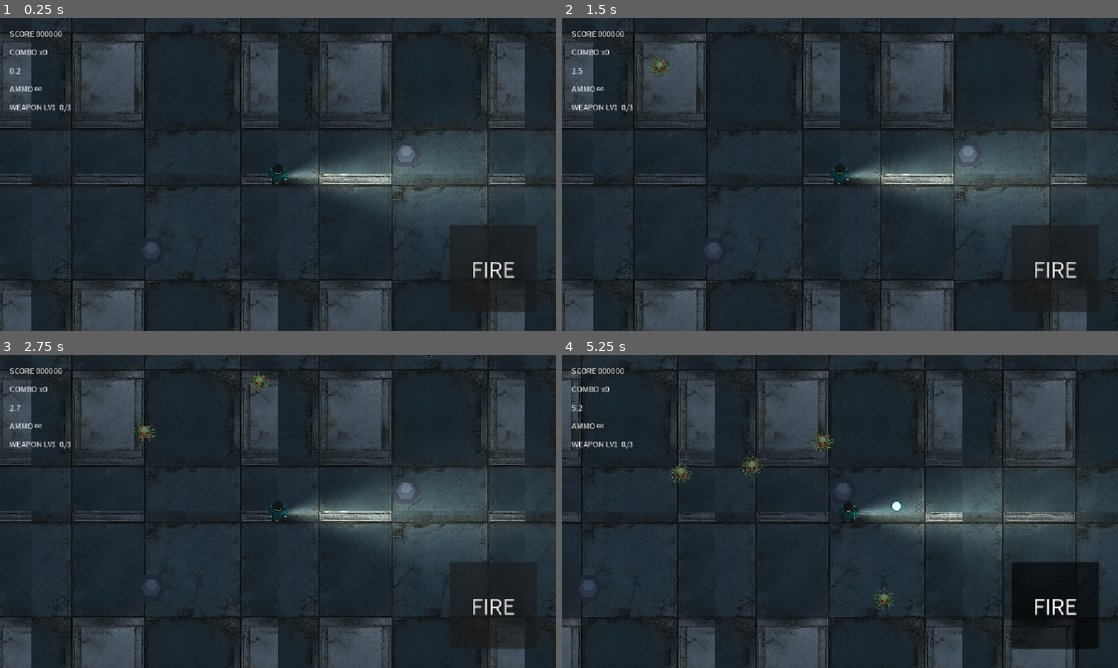
Above: before the commit, frames 1-4 (two rows, left to right).
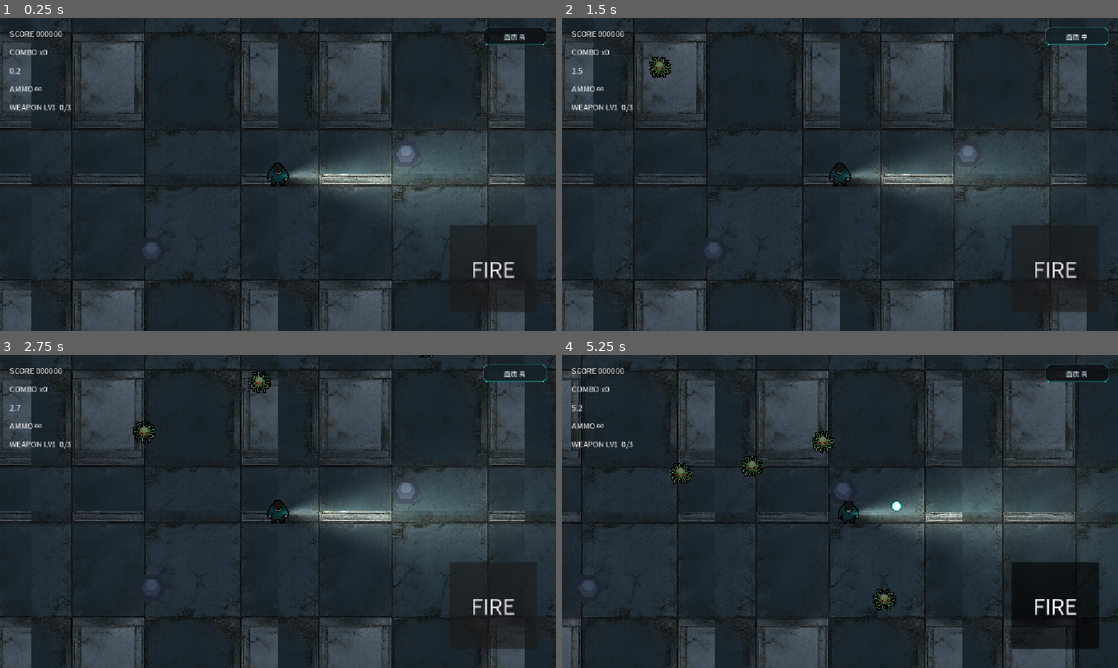
Above: after the commit, the same moments.

Repository: minjie91201979/spore-fall
Game: Godot game, scene res://scenes/world/Arena.tscn
Same seed, same stepped clock (60 frames per second), same inputs: the game is played once before the commit and once after it. Sound files missing from this copy of the repository are replaced by a short silence.
Inputs (mouse positions are in pixels of both pictures, inside the frame that each line leads up to):
- Up to frame 1 (0.25 s): no input
- Up to frame 2 (1.5 s): click (1079, 36) at 0.5 s, where only the run after the commit has a clickable "画质 高"; click (1079, 36) at 1.25 s, where only the run after the commit has a clickable "画质 低"
- Up to frame 3 (2.75 s): click (517, 373) at 2 s, where only the run after the commit has a clickable "画质 中"
- Up to frame 4 (5.25 s): click "FIRE" at 2.75 s; tap Enter at 3.5 s; move the mouse to (962, 495) at 3.52 s; hold D (move_right) 3.53-4.25 s; hold Space (attack) 3.53-4.25 s; click (962, 495) at 3.67 s; drag from (728, 527) to (1006, 511) at 4.27 s; move the mouse to (895, 442) at 5.02 s; hold D (move_right) from 5.03 s (still down); hold Space (attack) from 5.03 s (still down)

The runs differ from the first frame. In frame 1, 0.3% of the frame differs, in the area x 48-99%, y 2-54%; in frame 2, 0.5%; in frame 3, 0.5%; in frame 4, 0.8%, in the area x 19-99%, y 2-82%.

Commit message:
feat(quality): 3-tier graphics settings with live toggle (§11.6)
- Quality autoload: LOW/MED/HIGH affecting outline pass visibility,
  particle amount_ratio (0.35/0.7/1.0) and flashlight energy/radius
- registration-based: entities join groups in _ready, pool reuse needs
  no re-registration; new spawns inherit the active tier
- outline sprite pass added to Player/Enemy (outer-expand shader, drawn
  behind body, scales with variant size); hidden on player death fade
- HUD top-right button cycles tiers, EventBus.quality_changed refreshes
  label; persisted to user://settings.cfg (mobile default MED, desktop HIGH)
- tests: probe_quality.gd (all tiers verified), shot_quality.gd (visual)

Diff:
--- a/core/EventBus.gd
+++ b/core/EventBus.gd
@@ -9,3 +9,6 @@
 signal boss_spawned(display_name: String, max_health: float)
 signal boss_damaged(health: float, max_health: float)
 signal boss_defeated(display_name: String)
+
+# 画质档位切换（§11.6）：HUD 按钮文案等 UI 跟随刷新
+signal quality_changed(level: int)
--- a/project.godot
+++ b/project.godot
@@ -23,6 +23,7 @@
 Juice="*res://scripts/fx/Juice.gd"
 Sfx="*res://scripts/fx/Sfx.gd"
 TouchInput="*res://scripts/ui/TouchInput.gd"
+Quality="*res://scripts/systems/QualitySettings.gd"
 
 [display]
 
--- a/scenes/ui/HUD.tscn
+++ b/scenes/ui/HUD.tscn
@@ -1,6 +1,49 @@
-[gd_scene load_steps=2 format=3]
+[gd_scene load_steps=5 format=3]
 
 [ext_resource type="Script" path="res://scripts/ui/HUD.gd" id="1_hud"]
+
+[sub_resource type="StyleBoxFlat" id="qbtn_normal"]
+content_margin_left = 12.0
+content_margin_top = 6.0
+content_margin_right = 12.0
+content_margin_bottom = 6.0
+bg_color = Color(0.0431373, 0.0588235, 0.0745098, 0.78)
+border_width_left = 1
+border_width_top = 1
+border_width_right = 1
+border_width_bottom = 1
+border_color = Color(0.156863, 0.85098, 0.8, 0.5)
+corner_radius_top_left = 8
+corner_radius_top_right = 8
+corner_radius_bottom_right = 8
+corner_radius_bottom_left = 8
+
+[sub_resource type="StyleBoxFlat" id="qbtn_hover"]
+content_margin_left = 12.0
+content_margin_top = 6.0
+content_margin_right = 12.0
+content_margin_bottom = 6.0
+bg_color = Color(0.0784314, 0.133333, 0.152941, 0.9)
+border_width_left = 1
+border_width_top = 1
+border_width_right = 1
+border_width_bottom = 1
+border_color = Color(0.156863, 0.85098, 0.8, 0.85)
+corner_radius_top_left = 8
+corner_radius_top_right = 8
+corner_radius_bottom_right = 8
+corner_radius_bottom_left = 8
+
+[sub_resource type="StyleBoxFlat" id="qbtn_pressed"]
+content_margin_left = 12.0
+content_margin_top = 6.0
+content_margin_right = 12.0
+content_margin_bottom = 6.0
+bg_color = Color(0.0901961, 0.717647, 0.686275, 0.9)
+corner_radius_top_left = 8
+corner_radius_top_right = 8
+corner_radius_bottom_right = 8
+corner_radius_bottom_left = 8
 
 [node name="HUD" type="Control"]
 layout_mode = 3
@@ -56,3 +99,23 @@
 offset_bottom = 30.0
 position = Vector2(20, 172)
 text = "WEAPON LV1"
+
+[node name="QualityButton" type="Button" parent="."]
+layout_mode = 1
+anchors_preset = 1
+anchor_left = 1.0
+anchor_right = 1.0
+offset_left = -150.0
+offset_top = 20.0
+offset_right = -20.0
+offset_bottom = 56.0
+grow_horizontal = 0
+focus_mode = 0
+theme_override_colors/font_color = Color(0.831373, 0.929412, 0.941176, 1)
+theme_override_colors/font_hover_color = Color(1, 1, 1, 1)
+theme_override_colors/font_pressed_color = Color(0.0431373, 0.0588235, 0.0745098, 1)
+theme_override_font_sizes/font_size = 14
+theme_override_styles/normal = SubResource("qbtn_normal")
+theme_override_styles/hover = SubResource("qbtn_hover")
+theme_override_styles/pressed = SubResource("qbtn_pressed")
+text = "画质 高"
--- a/scenes/world/Enemy.tscn
+++ b/scenes/world/Enemy.tscn
@@ -1,10 +1,16 @@
-[gd_scene load_steps=4 format=3]
+[gd_scene load_steps=6 format=3]
 
 [ext_resource type="Script" path="res://scripts/enemy/Enemy.gd" id="1_enemy"]
 [ext_resource type="Texture2D" path="res://assets/characters/enemy.png" id="2_tex"]
+[ext_resource type="Shader" path="res://shaders/outline.gdshader" id="3_outline"]
 
 [sub_resource type="CircleShape2D" id="circle_shape"]
 radius = 14.0
+
+[sub_resource type="ShaderMaterial" id="outline_mat"]
+shader = ExtResource("3_outline")
+shader_parameter/outline_color = Color(0.0156863, 0.027451, 0.0392157, 0.9)
+shader_parameter/outline_width = 21.0
 
 [node name="Enemy" type="CharacterBody2D"]
 script = ExtResource("1_enemy")
@@ -12,6 +18,11 @@
 [node name="BodyPoly" type="Polygon2D" parent="."]
 polygon = PackedVector2Array(-12, -12, 12, -12, 12, 12, -12, 12)
 color = Color(0.95, 0.4, 0.3, 1)
+
+[node name="Outline" type="Sprite2D" parent="."]
+texture = ExtResource("2_tex")
+scale = Vector2(0.095, 0.095)
+material = SubResource("outline_mat")
 
 [node name="Sprite" type="Sprite2D" parent="."]
 texture = ExtResource("2_tex")
--- a/scenes/world/Player.tscn
+++ b/scenes/world/Player.tscn
@@ -1,12 +1,18 @@
-[gd_scene load_steps=6 format=3]
+[gd_scene load_steps=8 format=3]
 
 [ext_resource type="Script" path="res://scripts/player/Player.gd" id="1_player"]
 [ext_resource type="PackedScene" path="res://scenes/world/Bullet.tscn" id="2_bullet"]
 [ext_resource type="Texture2D" path="res://assets/characters/player.png" id="3_tex"]
 [ext_resource type="Texture2D" path="res://assets/fx/flashlight_cone.png" id="4_cone"]
+[ext_resource type="Shader" path="res://shaders/outline.gdshader" id="5_outline"]
 
 [sub_resource type="CircleShape2D" id="circle_shape"]
 radius = 16.0
+
+[sub_resource type="ShaderMaterial" id="outline_mat"]
+shader = ExtResource("5_outline")
+shader_parameter/outline_color = Color(0.0156863, 0.027451, 0.0392157, 0.9)
+shader_parameter/outline_width = 8.0
 
 [node name="Player" type="CharacterBody2D"]
 script = ExtResource("1_player")
@@ -15,6 +21,11 @@
 [node name="BodyPoly" type="Polygon2D" parent="."]
 polygon = PackedVector2Array(-14, -14, 14, -14, 14, 14, -14, 14)
 color = Color(0.35, 0.9, 0.8, 1)
+
+[node name="Outline" type="Sprite2D" parent="."]
+texture = ExtResource("3_tex")
+scale = Vector2(0.24, 0.24)
+material = SubResource("outline_mat")
 
 [node name="Sprite" type="Sprite2D" parent="."]
 texture = ExtResource("3_tex")
--- a/scripts/enemy/Enemy.gd
+++ b/scripts/enemy/Enemy.gd
@@ -11,6 +11,7 @@
 
 @onready var nav_agent: NavigationAgent2D = $NavigationAgent2D
 @onready var particles: GPUParticles2D = $KillParticles
+@onready var outline: Sprite2D = $Outline
 
 var active: bool = true
 var health: float = 40.0
@@ -31,6 +32,9 @@
 	if stats:
 		health = stats.max_health
 	_player = get_tree().get_first_node_in_group("player")
+	# 画质档位注册（§11.6）：描边 pass 与击杀粒子密度
+	Quality.register_outline(outline)
+	Quality.register_particles(particles)
 	# 延后一帧等导航地图同步完成（Godot 4.x 推荐），再配置 agent 参数
 	await get_tree().physics_frame
 	nav_agent.path_desired_distance = 6.0
@@ -76,6 +80,9 @@
 	else:
 		spr.modulate = Color(1, 1, 1, 1)
 		spr.scale = Vector2.ONE * 0.095
+	# 描边层必须跟着体型缩放，否则大块头会露出「一圈看不见的边」
+	if is_instance_valid(outline):
+		outline.scale = spr.scale
 
 func _restore_tint() -> void:
 	var spr: Sprite2D = $Sprite
--- a/scripts/player/Player.gd
+++ b/scripts/player/Player.gd
@@ -19,11 +19,15 @@
 var projectile_count: int = 1
 
 @onready var flashlight: PointLight2D = $Flashlight
+@onready var outline: Sprite2D = $Outline
 
 func _ready() -> void:
 	add_to_group("player")
 	GameState.weapon_leveled.connect(_on_weapon_leveled)
 	_apply_weapon_level()
+	# 画质档位注册（§11.6）：描边 pass 与手电光都受档位控制
+	Quality.register_outline(outline)
+	Quality.register_light(flashlight)
 
 func _physics_process(_delta: float) -> void:
 	if is_dead:
@@ -113,6 +117,7 @@
 	is_dead = true
 	GameState.end_run()
 	set_physics_process(false)
+	outline.visible = false   # 描边是独立 pass，不吃 modulate 淡出，直接关掉防残影
 	# 死亡演出：慢动作 + 镜头推近 + 玩家淡出（tween 用真实时间，不受 time_scale 影响）
 	Engine.time_scale = 0.28
 	Sfx.play("hurt", 0.62, 2.0)
--- /dev/null
+++ b/scripts/systems/QualitySettings.gd
@@ -0,0 +1,100 @@
+extends Node
+# 画质档位（§11.6）：低 / 中 / 高三档，实时切换 + user:// 持久化。
+# 只调三个**真实有开销**的开关，不做假选项：
+#   1) 描边 pass —— 每个实体多一次 Sprite 绘制（外扩描边图，见 shaders/outline.gdshader）
+#   2) GPUParticles2D 数量比例 —— 同屏爆裂粒子的填充率，低端机 GPU 的主要瓶颈
+#   3) 动态光强度/半径 —— 手电锥光的 overdraw
+# 注册制：实体在 _ready 里注册自己，切档时遍历组统一改；池化复用不必重复注册，
+# 但每次 acquire 复用后仍会走 _apply_visual，可见性由组内状态统一控制。
+
+const CONFIG_PATH := "user://settings.cfg"
+const LEVEL_NAMES := ["低", "中", "高"]
+
+enum Level { LOW, MEDIUM, HIGH }
+
+var level: int = Level.HIGH
+
+func _ready() -> void:
+	process_mode = Node.PROCESS_MODE_ALWAYS   # 死亡慢动作时也要能切档
+	_load_saved()
+
+# ---------- 实体注册 ----------
+func register_outline(layer: CanvasItem) -> void:
+	layer.add_to_group("outline_sprite")
+	layer.visible = outline_enabled()
+
+func register_particles(p: GPUParticles2D) -> void:
+	p.add_to_group("kill_particles")
+	p.set("amount_ratio", particle_ratio())
+
+func register_light(l: PointLight2D) -> void:
+	l.add_to_group("dyn_light")
+	_apply_light(l)
+
+# ---------- 档位参数 ----------
+func outline_enabled() -> bool:
+	return level >= Level.MEDIUM
+
+func particle_ratio() -> float:
+	match level:
+		Level.LOW:
+			return 0.35
+		Level.MEDIUM:
+			return 0.7
+	return 1.0
+
+func light_energy() -> float:
+	match level:
+		Level.LOW:
+			return 1.15
+		Level.MEDIUM:
+			return 1.5
+	return 1.8
+
+func light_scale() -> float:
+	match level:
+		Level.LOW:
+			return 3.6
+		Level.MEDIUM:
+			return 4.4
+	return 5.0
+
+# ---------- 切档 ----------
+func cycle() -> void:
+	set_level((level + 1) % 3)
+
+func set_level(v: int) -> void:
+	level = clampi(v, 0, 2)
+	apply_all()
+	_save()
+	EventBus.quality_changed.emit(level)
+
+func apply_all() -> void:
+	for s in get_tree().get_nodes_in_group("outline_sprite"):
+		if is_instance_valid(s):
+			s.visible = outline_enabled()
+	var pr := particle_ratio()
+	for p in get_tree().get_nodes_in_group("kill_particles"):
+		if is_instance_valid(p):
+			p.set("amount_ratio", pr)
+	for l in get_tree().get_nodes_in_group("dyn_light"):
+		if is_instance_valid(l):
+			_apply_light(l)
+
+func _apply_light(l: PointLight2D) -> void:
+	l.energy = light_energy()
+	l.scale = Vector2.ONE * light_scale()
+
+# ---------- 持久化 ----------
+func _load_saved() -> void:
+	var cfg := ConfigFile.new()
+	if cfg.load(CONFIG_PATH) == OK:
+		level = clampi(int(cfg.get_value("video", "quality", level)), 0, 2)
+		return
+	# 首次启动：手机默认中档（保 60fps 下限），桌面默认高档
+	level = Level.MEDIUM if OS.has_feature("mobile") else Level.HIGH
+
+func _save() -> void:
+	var cfg := ConfigFile.new()
+	cfg.set_value("video", "quality", level)
+	cfg.save(CONFIG_PATH)
--- a/scripts/ui/HUD.gd
+++ b/scripts/ui/HUD.gd
@@ -6,11 +6,24 @@
 @onready var ammo_label: Label = $AmmoLabel
 @onready var weapon_label: Label = $WeaponLabel
 @onready var damage_flash: ColorRect = $DamageFlash
+@onready var quality_button: Button = $QualityButton
 
 func _ready() -> void:
 	EventBus.player_hit.connect(_on_player_hit)
+	EventBus.quality_changed.connect(_on_quality_changed)
 	GameState.weapon_leveled.connect(_on_weapon_leveled)
 	GameState.game_over.connect(_on_game_over)
+	quality_button.pressed.connect(_on_quality_pressed)
+	_update_quality_text()
+
+func _on_quality_pressed() -> void:
+	Quality.cycle()
+
+func _on_quality_changed(_lv: int) -> void:
+	_update_quality_text()
+
+func _update_quality_text() -> void:
+	quality_button.text = "画质 %s" % Quality.LEVEL_NAMES[Quality.level]
 
 func _on_game_over(_score: int, _time: float) -> void:
 	# 死亡时让 HUD 淡出，给结算层让位
--- /dev/null
+++ b/tests/probe_quality.gd
@@ -0,0 +1,61 @@
+extends SceneTree
+# 探针：画质档位（§11.6）。
+# 断言三档下 描边可见性 / 手电光强与半径 / 粒子数量比例 真的变化，
+# 且新建实体（池化后）能继承当前档位。
+
+var quality: Node
+var gs: Node
+
+func _initialize() -> void:
+	change_scene_to_file("res://scenes/world/Arena.tscn")
+	for i in 15:
+		await process_frame
+	quality = get_root().get_node_or_null("Quality")
+	gs = get_root().get_node_or_null("GameState")
+	print("QUALITY_FOUND=", quality != null)
+	if quality == null:
+		quit()
+		return
+	gs.start_run()
+
+	var player = get_first_node_in_group("player")
+	var outline: Sprite2D = player.get_node("Outline")
+	var flash: PointLight2D = player.get_node("Flashlight")
+
+	quality.set_level(2)
+	await process_frame
+	print("HIGH outline=", outline.visible, " light=", flash.energy, " radius=", snappedf(flash.scale.x, 0.1),
+		" particles=", _particle_ratio())
+
+	quality.set_level(1)
+	await process_frame
+	print("MED  outline=", outline.visible, " light=", flash.energy, " radius=", snappedf(flash.scale.x, 0.1),
+		" particles=", _particle_ratio())
+
+	quality.set_level(0)
+	await process_frame
+	print("LOW  outline=", outline.visible, " light=", flash.energy, " radius=", snappedf(flash.scale.x, 0.1),
+		" particles=", _particle_ratio())
+
+	# 档位对「新生成实体」是否生效（池化复用路径）
+	var spawner = current_scene.get_node_or_null("Spawner")
+	var boss = spawner.spawn_boss()
+	await process_frame
+	if boss:
+		print("NEW_BOSS_OUTLINE=", boss.get_node("Outline").visible)
+		print("NEW_BOSS_PARTICLES=", boss.get_node("KillParticles").get("amount_ratio"))
+		boss.take_damage(999999.0)
+
+	print("CFG_SAVED=", FileAccess.file_exists("user://settings.cfg"))
+
+	# 还原高档，别把测试用的低档留给下一次启动
+	quality.set_level(2)
+	print("RESTORED=", quality.level)
+	print("OK")
+	quit()
+
+func _particle_ratio() -> String:
+	var p = get_first_node_in_group("kill_particles")
+	if p == null:
+		return "NONE"
+	return str(p.get("amount_ratio"))
--- /dev/null
+++ b/tests/shot_quality.gd
@@ -0,0 +1,37 @@
+extends SceneTree
+# 视觉验证：同一构图下截 高档 / 低档 两张图，检查描边 pass 与光影差异。
+
+func _initialize() -> void:
+	change_scene_to_file("res://scenes/world/Arena.tscn")
+	for i in 25:
+		await process_frame
+	var gs = get_root().get_node_or_null("GameState")
+	var quality = get_root().get_node_or_null("Quality")
+	if gs:
+		gs.start_run()
+	if quality:
+		quality.set_level(2)
+
+	var p = get_first_node_in_group("player")
+	var enemy_scene: PackedScene = load("res://scenes/world/Enemy.tscn")
+	var walker = load("res://assets/data/enemy_walker.tres")
+	var brute = load("res://assets/data/enemy_brute.tres")
+	for i in 6:
+		var a: float = TAU * float(i) / 6.0
+		var e = enemy_scene.instantiate()
+		e.position = p.global_position + Vector2(cos(a), sin(a)) * 92.0
+		current_scene.add_child(e)
+		e.configure(brute if i % 3 == 0 else walker)
+
+	await create_timer(0.6, true, false, true).timeout
+	root.get_texture().get_image().save_png("build/shot_quality_high.png")
+
+	if quality:
+		quality.set_level(0)
+	await create_timer(0.4, true, false, true).timeout
+	root.get_texture().get_image().save_png("build/shot_quality_low.png")
+
+	if quality:
+		quality.set_level(2)   # 还原，别把低档留给下次启动
+	print("SHOTS_SAVED")
+	quit()
Not shown, added: scripts/ui/BossBar.gd.uid
Not shown, added: tests/probe_boss.gd.uid
Not shown, added: tests/shot_boss.gd.uid
